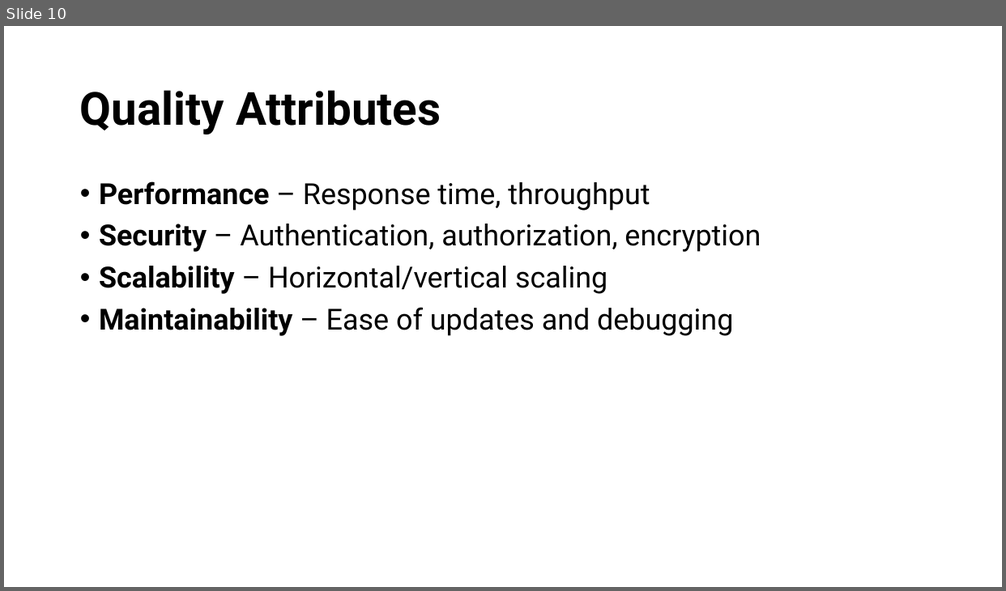
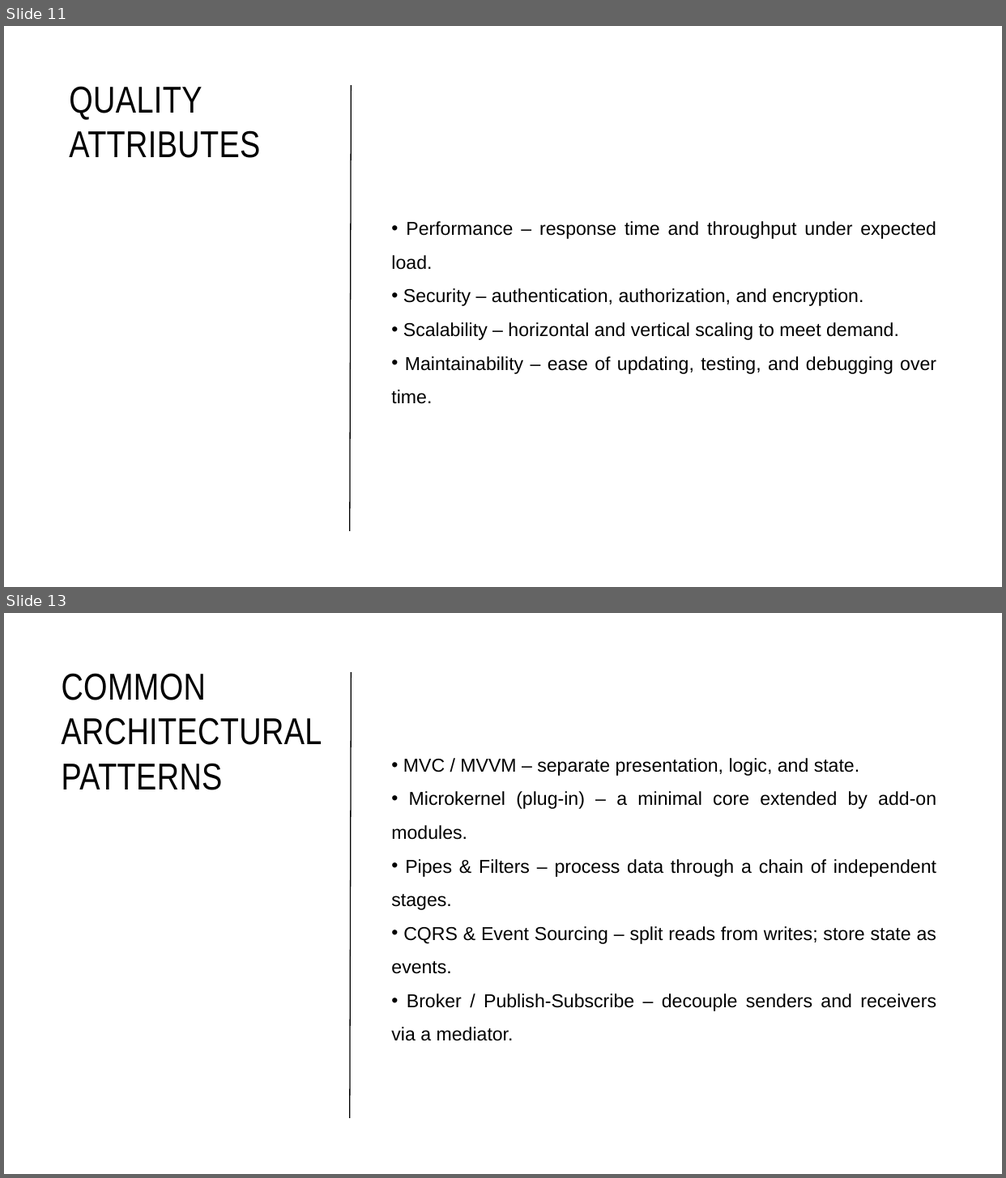
Before and after one commit to JonathanSolisP/design-course, a slide deck: Semana 6/Software Architecture.pptx. Shown one above the other, each under a label of ours: slide 10 before the commit, slides 11 and 13 after it; the slides between them are not shown. The pictures are 1006x591 and 1006x1178 pixels, drawn with LibreOffice and Linux fonts; fonts in the diff are those of the drawing. Boxes give left, top, right and bottom in pixels: in the first picture for what was removed or moved away, otherwise in the second. Text is boxed around its words. In the diff, an @@ line names an element or a change of style, - is before the commit and + after.

```diff
--- a/Semana 6/Software Architecture.pptx
+++ b/Semana 6/Software Architecture.pptx
@@ slide 13 added at (4,613,1002,1174), background #FFFFFF @@
@@ title added at (62,673,322,790), 36 pt, text #000000 @@
+COMMON ARCHITECTURAL PATTERNS
@@ line added from (350, 1118) to (351, 672), #000000 1 pt @@
@@ text added at (391,758,936,1041), 18 pt, text #000000 @@
+• MVC / MVVM – separate presentation, logic, and state.
+• Microkernel (plug-in) – a minimal core extended by add-on modules.
+• Pipes & Filters – process data through a chain of independent stages.
+• CQRS & Event Sourcing – split reads from writes; store state as events.
+• Broker / Publish-Subscribe – decouple senders and receivers via a mediator.
@@ what was slide 10 is now slide 11 @@
@@ slide 11 changed as well @@
@@ title "QUALITY ATTRIBUTES" at (69,86,260,158): vertical alignment middle to top @@
@@ title at (69,86,260,158): text changed; size 44 to 36 pt; font Roboto to Arial Narrow; bold off @@
-Quality Attributes
+QUALITY ATTRIBUTES
@@ line added from (350, 531) to (351, 85), #000000 1 pt @@
@@ text "Performance – response time and ..." at (391,221,936,404): vertical alignment top to middle @@
@@ text at (391,221,936,404): text changed; size 28 to 18 pt; font Roboto to Arial @@
-• Performance – Response time, throughput
-• Security – Authentication, authorization, encryption
-• Scalability – Horizontal/vertical scaling
-• Maintainability – Ease of updates and debugging
+• Performance – response time and throughput under expected load.
+• Security – authentication, authorization, and encryption.
+• Scalability – horizontal and vertical scaling to meet demand.
+• Maintainability – ease of updating, testing, and debugging over time.
```
Also in this commit, not shown: 12 other slides changed, 6 other slides added, 38 other files.
